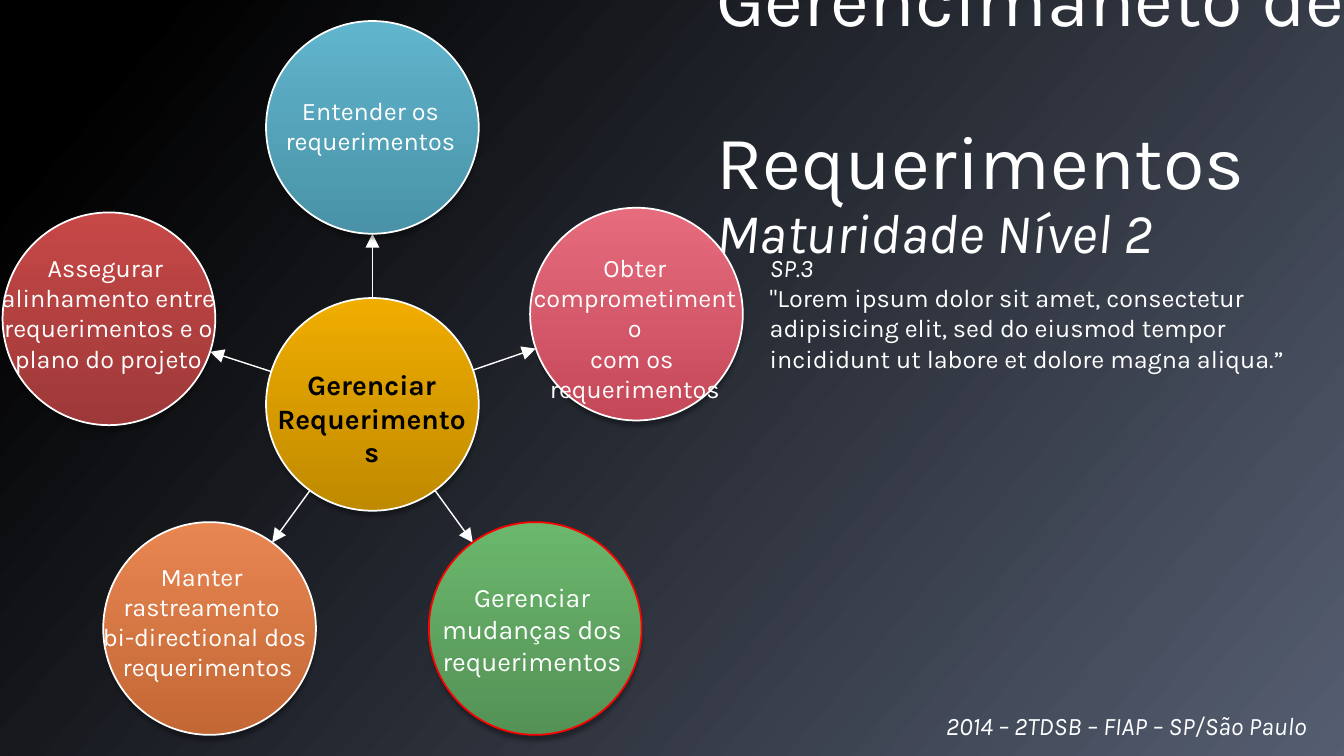
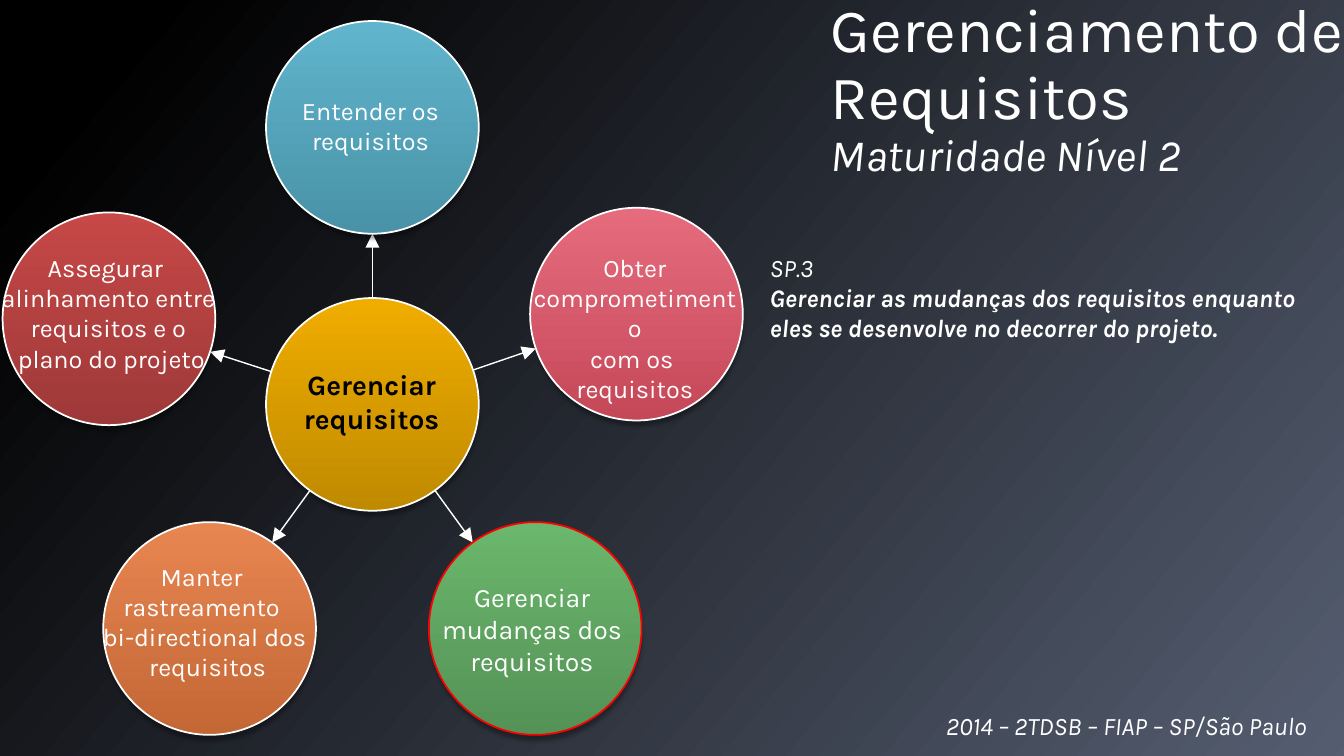
Before and after one commit to VyMajoris/CodeEaters, a slide deck: slide 4 of Qualidade de Software e Governança de TI/NAC1 - CMMI/NAC1.pptx. Drawn at 1344x756 pixels with LibreOffice and Linux fonts; fonts in the diff are those of the drawing. Boxes give left, top, right and bottom in pixels: in the first picture for what was removed or moved away, otherwise in the second. Text is boxed around its words. In the diff, an @@ line names an element or a change of style, - is before the commit and + after.

```diff
--- a/Qualidade de Software e Governança de TI/NAC1 - CMMI/NAC1.pptx
+++ b/Qualidade de Software e Governança de TI/NAC1 - CMMI/NAC1.pptx
@@ text at (831, 9, 1343, 172): text changed; size 54 to 44 pt @@
-Gerencimaneto de
-Requerimentos
-Maturidade Nível 2
+Gerenciamento de
+Requisitos
+Maturidade Nível 2
@@ text at (312, 132, 429, 156): text changed @@
-requerimentos
+requisitos
@@ text at (2, 285, 215, 374): text changed @@
-alinhamento entre requerimentos e o plano do projeto
+alinhamento entre requisitos e o
+plano do projeto
@@ text at (770, 289, 1294, 344): text changed; bold on; italic on @@
-"Lorem ipsum dolor sit amet, consectetur adipisicing elit, sed do eiusmod tempor incididunt ut labore et dolore magna aliqua.”
+Gerenciar as mudanças dos requisitos enquanto eles se desenvolve no decorrer do projeto.
@@ text at (576, 380, 693, 404): text changed @@
-requerimentos
+requisitos
@@ text at (304, 409, 439, 436): text changed @@
-Requerimentos
+requisitos
@@ text at (442, 589, 622, 678): text changed @@
-Gerenciar mudanças dos requerimentos
+Gerenciar mudanças dos requisitos
@@ text at (149, 658, 266, 682): text changed @@
-requerimentos
+requisitos
```
Also in this commit, not shown: 6 other slides changed.
